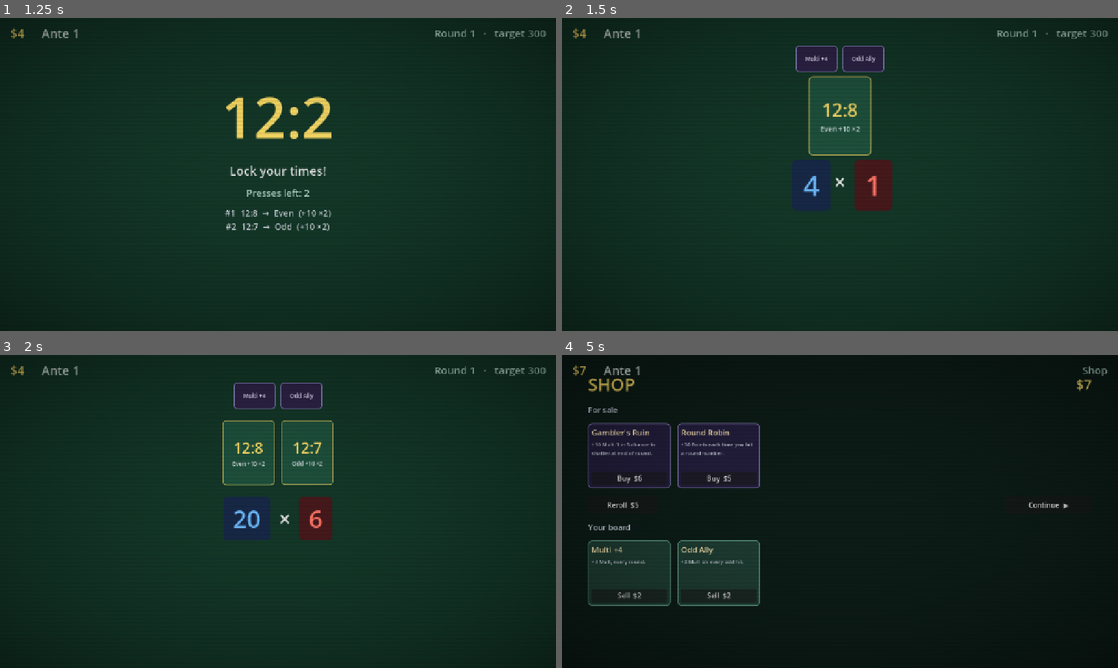
Above: before the commit, frames 1-4 (two rows, left to right).
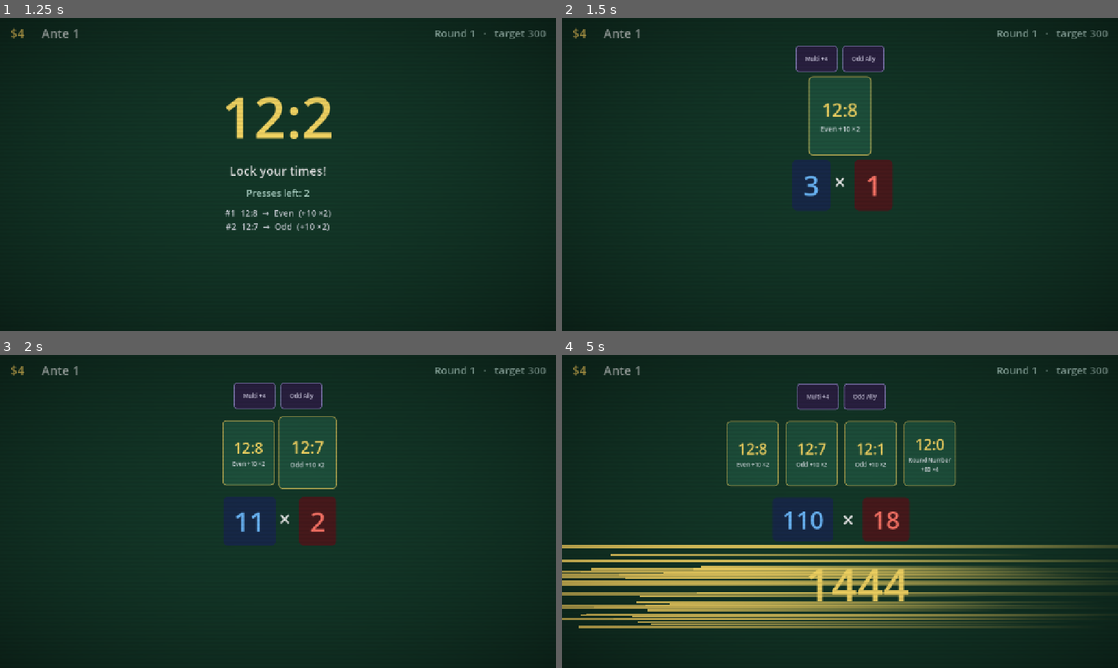
Above: after the commit, the same moments.

Repository: sasetz/gmtk2026
Game: Godot game, scene res://scenes/game.tscn
Two runs of this game, one before a commit and one after it. Both use one fixed random seed, a clock stepped at 60 frames per second and the inputs below.
Inputs (mouse positions are in pixels of both pictures, inside the frame that each line leads up to):
- Up to frame 1 (1.25 s): tap Space (press) at 0.5, 0.8 s; move the mouse to (400, 158) at 0.52 s; hold Enter (confirm) from 0.53 s (still down); click (400, 158) at 0.67 s
- Up to frame 2 (1.5 s): move the mouse to (728, 190) at 1.27 s; release Enter (confirm) at 1.28 s; tap Space (press) at 1.35 s; click (728, 190) at 1.42 s
- Up to frame 3 (2 s): tap Enter (confirm) at 1.55 s
- Up to frame 4 (5 s): move the mouse to (895, 442) at 2.02 s; hold Enter (confirm) 2.03-2.78 s; click (895, 442) at 2.17 s; tap Space (press) at 2.3, 2.85, 3.8, 4.35 s; move the mouse to (812, 574) at 2.77 s; click (812, 574) at 2.92 s; tap Enter (confirm) at 3.05, 4.55 s; move the mouse to (1006, 558) at 3.52 s; hold Enter (confirm) 3.53-4.28 s; click (1006, 558) at 3.67 s; move the mouse to (673, 464) at 4.27 s; click (673, 464) at 4.42 s

Frame 1 is identical in both runs. In frame 2, 0.1% of the frame differs, in the area x 43-47%, y 50-58%; in frame 3, 1.4%; in frame 4, 39%, in the area x 0-100%, y 3-88%.

Commit message:
fix(ci,reveal): Pages deploy permission + drop Mac job; hold reveal on WIN/LOSE behind a Continue button
- godot-ci: grant contents:write to the web job so the gh-pages deploy can push; remove the failing macOS export job (web is the jam target)
- reveal: slow the point/mult counting so it's readable, hold on a big WIN/LOSE verdict, and gate advancing behind a bottom-right Continue button instead of auto-opening the shop

Diff:
--- a/scenes/score_reveal.tscn
+++ b/scenes/score_reveal.tscn
@@ -128,3 +128,20 @@
 gravity = Vector2(0, 260)
 scale_amount_min = 3.0
 scale_amount_max = 7.0
+
+[node name="Continue" type="Button" parent="."]
+visible = false
+layout_mode = 1
+anchors_preset = 3
+anchor_left = 1.0
+anchor_top = 1.0
+anchor_right = 1.0
+anchor_bottom = 1.0
+offset_left = -240.0
+offset_top = -84.0
+offset_right = -32.0
+offset_bottom = -28.0
+grow_horizontal = 0
+grow_vertical = 0
+text = "Continue  ▶"
+theme_override_font_sizes/font_size = 26
--- a/scripts/autoload/dev_capture.gd
+++ b/scripts/autoload/dev_capture.gd
@@ -238,11 +238,21 @@
 	for i: int in 4:
 		await get_tree().create_timer(0.35).timeout
 		await tap(&"press")
-	await get_tree().create_timer(3.2).timeout   # let the reveal play out
-	await capture("21_shop")
-	# A non-boss win opens the shop (replaces the old cashout overlay).
+	await get_tree().create_timer(7.5).timeout   # let the slower reveal play out
+	# The reveal now HOLDS on WIN/LOSE with a Continue button — it must not have
+	# auto-advanced to the shop.
+	var reveal: Node = game.get_node("RoundHost/Round").get_node_or_null("ScoreReveal")
+	expect("reveal holds (no auto-advance)", reveal != null and reveal._awaiting_continue)
+	if reveal != null:
+		expect("verdict shown", reveal.get_node("Shake/Center/Verdict").text != "")
+		expect("continue button visible", reveal.get_node("Continue").visible)
+	await capture("21_reveal_hold")
+	# Press Continue → shop opens.
+	await tap(&"confirm")
+	await _frames(6)
+	await capture("22_shop")
 	var shop: Node = game.get_node("RoundHost").get_node_or_null("Shop")
-	expect("shop opened after win", shop != null)
+	expect("continue opens shop", shop != null)
 	expect("money advanced", Economy.money > 4, "$%d" % Economy.money)
 	get_tree().quit()
 
--- a/scripts/ui/score_reveal.gd
+++ b/scripts/ui/score_reveal.gd
@@ -8,7 +8,10 @@
 
 signal finished(passed: bool)
 
-const BEAT_STAGGER: float = 0.34
+# Deliberately unhurried so you can read points/mult building and see which
+# card did what — the reveal is the payoff, not a formality.
+const BEAT_STAGGER: float = 0.52
+const ROLL_TIME: float = 0.42
 const COND_COLOR := Color(0.98, 0.86, 0.4)
 const POINTS_COLOR := Color(0.42, 0.72, 0.98)
 const MULT_COLOR := Color(0.98, 0.45, 0.4)
@@ -22,10 +25,18 @@
 @onready var _score_label: Label = $Shake/Center/Score
 @onready var _verdict: Label = $Shake/Center/Verdict
 @onready var _burst: CPUParticles2D = $Burst
+@onready var _continue: Button = $Continue
 
 var _points: int = 0
 var _mult: float = 0.0
 var _joker_cards: Array[Control] = []
+var _passed: bool = false
+var _awaiting_continue: bool = false
+
+
+func _ready() -> void:
+	_continue.pressed.connect(_on_continue)
+	_continue.visible = false
 
 
 ## Replays the engine's ordered log so the animation matches the maths exactly.
@@ -56,27 +67,33 @@
 		await get_tree().create_timer(BEAT_STAGGER).timeout
 
 	# --- anticipation, then the slam ---
-	await get_tree().create_timer(0.35).timeout
+	await get_tree().create_timer(0.6).timeout
 	var score: int = ctx.final_score()
-	Juice.count(_score_label, 0, score, 0.6, "%d")
+	Juice.count(_score_label, 0, score, 0.85, "%d")
 	Juice.punch(_score_label, 1.7, 0.55)
 	Juice.flash(_score_label, Color.WHITE, 0.4)
 	Juice.shake(_shake, clampf(float(score) / 120.0, 8.0, 40.0), 0.4)
 	_burst.position = _score_label.global_position + _score_label.size * 0.5
 	_burst.restart()
 	_burst.emitting = true
+	await get_tree().create_timer(1.0).timeout
+
+	# --- verdict: a big, unmissable WIN / LOSE that holds on screen ---
+	_passed = ctx.passed()
+	_verdict.text = "WIN!" if _passed else "LOSE"
+	_verdict.add_theme_font_size_override("font_size", 64)
+	_verdict.modulate = Color(0.4, 0.95, 0.55) if _passed else Color(0.95, 0.4, 0.4)
+	Juice.punch(_verdict, 1.4, 0.5)
+	Juice.shake(_shake, 18.0, 0.4)
+
+	# --- hold, then hand control to the player: nothing advances until they hit
+	# Continue, so the score and what earned it stay readable as long as needed.
 	await get_tree().create_timer(0.7).timeout
-
-	# --- verdict ---
-	var passed: bool = ctx.passed()
-	_verdict.text = "PASS  (target %d)" % ctx.target if passed else "FAIL  (needed %d)" % ctx.target
-	_verdict.modulate = Color(0.4, 0.95, 0.55) if passed else Color(0.95, 0.4, 0.4)
-	Juice.punch(_verdict, 1.3, 0.35)
-	finished.emit(passed)
+	_show_continue()
 
 
 func _roll_points(to_val: int) -> void:
-	Juice.count(_points_label, _points, to_val, 0.28)
+	Juice.count(_points_label, _points, to_val, ROLL_TIME)
 	_points = to_val
 	Juice.punch($Shake/Center/Board/Points, 1.15, 0.2)
 
@@ -86,11 +103,33 @@
 	# fractional xmult ever lands, snap to a one-decimal readout at the end.
 	var from_i: int = int(round(_mult))
 	var to_i: int = int(round(to_val))
-	var t: Tween = Juice.count(_mult_label, from_i, to_i, 0.28)
+	var t: Tween = Juice.count(_mult_label, from_i, to_i, ROLL_TIME)
 	if not is_equal_approx(to_val, round(to_val)):
 		t.tween_callback(func() -> void: _mult_label.text = "%.1f" % to_val)
 	_mult = to_val
 	Juice.punch($Shake/Center/Board/Mult, 1.15, 0.2)
+
+
+## Reveal the Continue button and hand control to the player. Nothing advances
+## until they press it (or Enter), so the score stays readable as long as needed.
+func _show_continue() -> void:
+	_awaiting_continue = true
+	_continue.visible = true
+	_continue.pivot_offset = _continue.size * 0.5
+	Juice.punch(_continue, 1.25, 0.35)
+
+
+func _on_continue() -> void:
+	if not _awaiting_continue:
+		return
+	_awaiting_continue = false
+	finished.emit(_passed)
+
+
+func _input(event: InputEvent) -> void:
+	if _awaiting_continue and (event.is_action_pressed(&"confirm") or event.is_action_pressed(&"press")):
+		get_viewport().set_input_as_handled()
+		_on_continue()
 
 
 func _reset(target: int) -> void:
Not shown, changed: .github/workflows/godot-ci.yml
